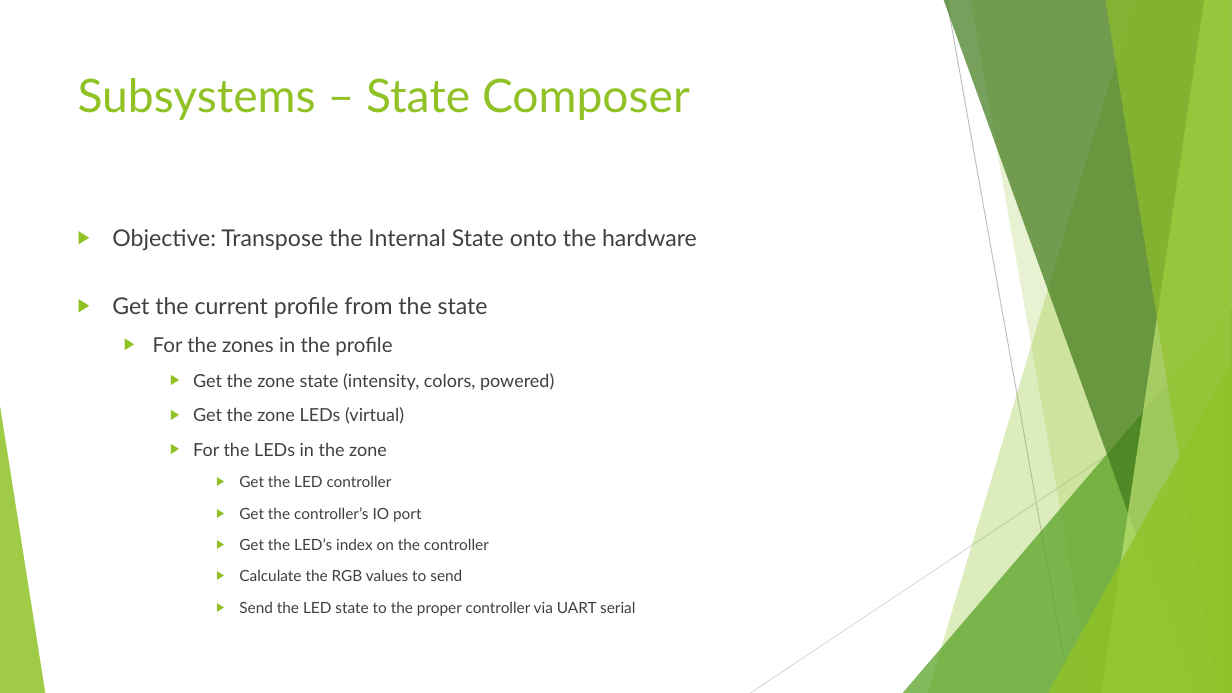
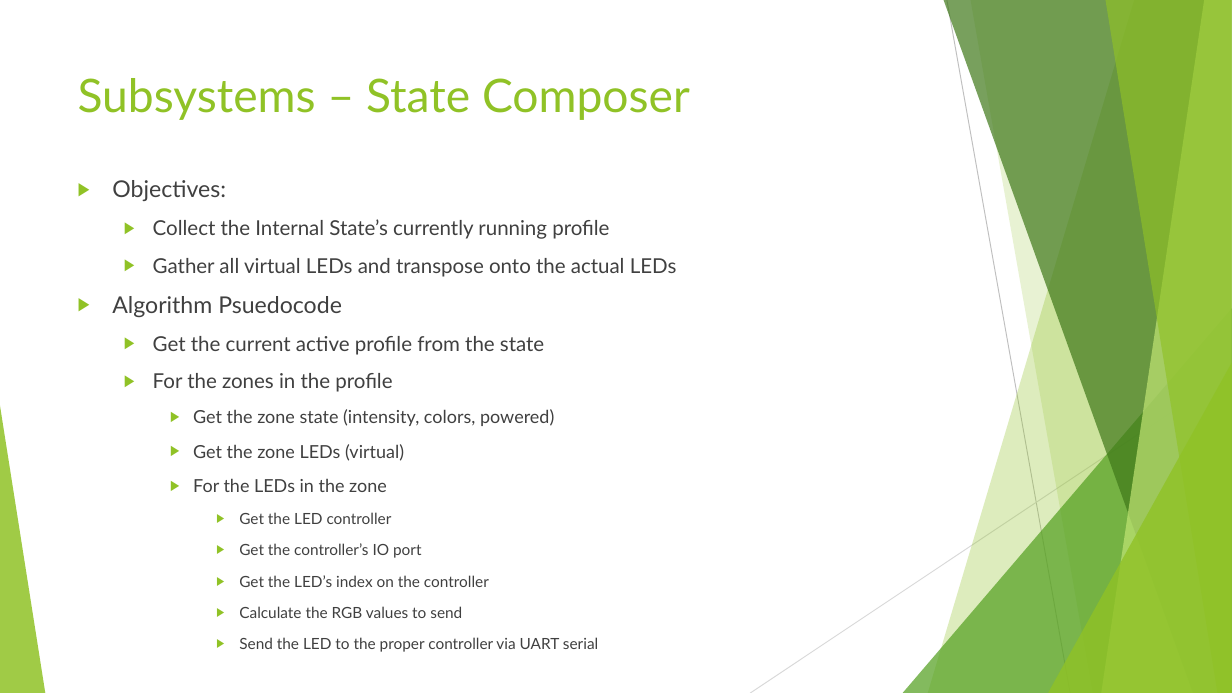
Before and after one commit to HodginAustin/Winter-Is-Coming, a slide deck: slide 7 of Documents/PresentationWinter/Winter Presentation.pptx. Drawn at 1232x693 pixels with LibreOffice and Linux fonts; fonts in the diff are those of the drawing. Boxes give left, top, right and bottom in pixels: in the first picture for what was removed or moved away, otherwise in the second. Text is boxed around its words. In the diff, an @@ line names an element or a change of style, - is before the commit and + after.

```diff
--- a/Documents/PresentationWinter/Winter Presentation.pptx
+++ b/Documents/PresentationWinter/Winter Presentation.pptx
@@ text "Objectives:": place and size @@
-text "Objectives:" at [112,229,697,616]
+text "Objectives:" at [112,180,677,652]
@@ text at [112,180,677,355]: text changed; size 18 to 16 pt @@
-▶ Objective: Transpose the Internal State onto the hardware
-▶ Get the current profile from the state
+▶ Objectives:
+  ▶ Collect the Internal State’s currently running profile
+  ▶ Gather all virtual LEDs and transpose onto the actual LEDs
+▶ Algorithm Psuedocode
+  ▶ Get the current active profile from the state
@@ text at [239,637,598,652]: text changed @@
-      ▶ Send the LED state to the proper controller via UART serial
+      ▶ Send the LED to the proper controller via UART serial
```
Also in this commit, not shown: 1 other slide changed.
